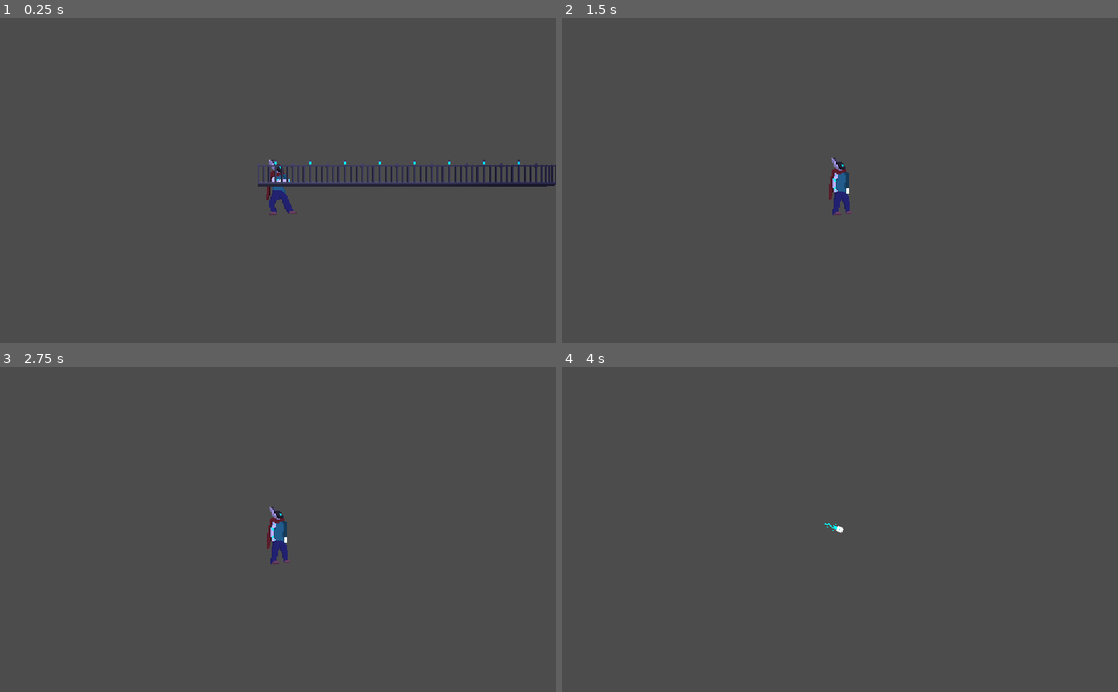
Above: before the commit, frames 1-4 (two rows, left to right).
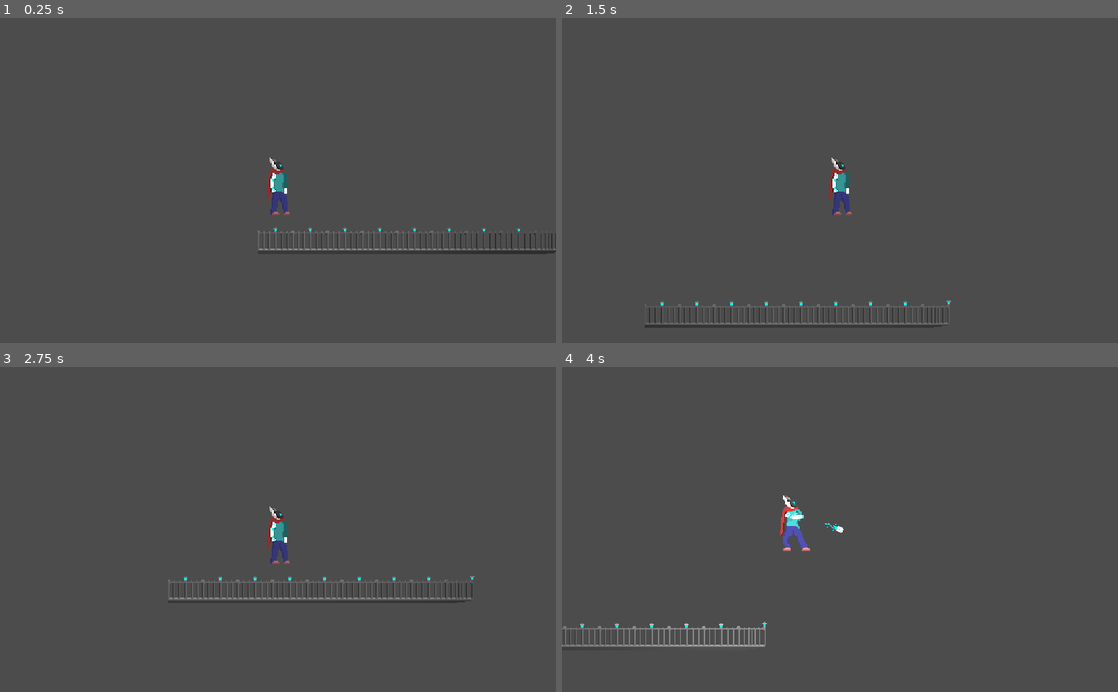
Above: after the commit, the same moments.

Repository: ectucker1/KSUJam_2020
Game: Godot game, scene res://TestStage.tscn
The game is run twice, just before and just after one commit, with the same random seed, the same clock (stepped at 60 frames per second) and the same inputs.
Inputs (mouse positions are in pixels of both pictures, inside the frame that each line leads up to):
- Up to frame 1 (0.25 s): no input
- Up to frame 2 (1.5 s): move the mouse to (962, 164) at 0.52 s; hold Right mouse button (move_recall) 0.53-1.28 s; hold D (move_right) from 0.53 s (still down); tap Space (move_jump) at 0.77 s; move the mouse to (728, 196) at 1.27 s; click (728, 196) at 1.35 s
- Up to frame 3 (2.75 s): tap Space (move_jump) at 1.52 s; move the mouse to (333, 458) at 2.02 s; release D (move_right) at 2.03 s; hold A (move_left) from 2.03 s (still down); hold Shift (move_warp) from 2.03 s (still down)
- Up to frame 4 (4 s): tap Enter at 2.75 s; move the mouse to (812, 594) at 2.77 s; release A (move_left) at 2.78 s; release Shift (move_warp) at 2.78 s; hold D (move_right) from 2.78 s (still down); right-click (812, 594) at 2.85 s; tap Space (move_jump) at 3.02, 3.77 s; move the mouse to (1006, 578) at 3.52 s; press the mouse at (1006, 578) at 3.53 s

The runs differ from the first frame. In frame 1, 2.4% of the frame differs, in the area x 46-100%, y 42-73%; in frame 2, 0.6%; in frame 3, 0.6%; in frame 4, 1.3%.

Commit message:
More animations

Diff:
--- a/Core/Dagger.gd
+++ b/Core/Dagger.gd
@@ -3,7 +3,8 @@
 const GRAVITY := 200.0
 
 const THROW_SPEED := 400.0
-const STOP_SCALE := 0.8
+const STOP_SCALE := 0.4
+const MIN_SPEED = 5.0
 
 var enabled := true
 var throw_direction := Vector2.ZERO
@@ -18,26 +19,32 @@
 func _physics_process(delta: float):
 	# Apply gravity
 	velocity.y += GRAVITY * delta * grav_dir
-	if is_on_floor() && velocity.y > 0.0:
+	if is_on_floor() and velocity.y > 0.0:
 		velocity.y = 0.0
 
 	# Actually move
-	move_and_slide(velocity, Vector2.UP, true, 1, PI / 8, true)
-	rotation = velocity.angle()
+	if velocity.length_squared() > 0:
+		move_and_slide(velocity, Vector2.UP, true, 1, PI / 8, true)
+		rotation = velocity.angle()
 
 	# Bounce and disable on hit
-	if enabled:
+	if velocity.length_squared() > 0:
 		if get_slide_count() > 0:
 			var collison = get_slide_collision(0)
-			velocity = collison.normal * velocity.length()
+			velocity = velocity.bounce(collison.normal)
+			velocity *= STOP_SCALE
 			enabled = false
 			grav_dir = 1.0
 
+	# Stop when velocity is slow enough
+	if velocity.length() < MIN_SPEED:
+		velocity = Vector2.ZERO
+
 	# Slow down after bounce
-	if not enabled:
-		velocity.x *= STOP_SCALE
-		if velocity.y < 0:
-			velocity.y *= STOP_SCALE
+	#if not enabled:
+		#velocity.x *= STOP_SCALE
+		#if velocity.y < 0:
+		#	velocity.y *= STOP_SCALE
 
 func _input(event):
 	if event.is_action_pressed("move_throw") and enabled:
--- a/Core/Player.tscn
+++ b/Core/Player.tscn
@@ -1,10 +1,26 @@
-[gd_scene load_steps=7 format=2]
+[gd_scene load_steps=23 format=2]
 
 [ext_resource path="res://Core/PlayerMovement.gd" type="Script" id=1]
 [ext_resource path="res://Assets/Entities/Sunsetseeker.png" type="Texture" id=2]
 [ext_resource path="res://Assets/DefaultLight.png" type="Texture" id=3]
 
-[sub_resource type="Animation" id=2]
+[sub_resource type="Animation" id=14]
+resource_name = "Air"
+length = 0.1
+tracks/0/type = "value"
+tracks/0/path = NodePath("Sprite:frame")
+tracks/0/interp = 1
+tracks/0/loop_wrap = true
+tracks/0/imported = false
+tracks/0/enabled = true
+tracks/0/keys = {
+"times": PoolRealArray( 0 ),
+"transitions": PoolRealArray( 1 ),
+"update": 1,
+"values": [ 3 ]
+}
+
+[sub_resource type="Animation" id=1]
 resource_name = "Idle"
 loop = true
 tracks/0/type = "value"
@@ -20,7 +36,25 @@
 "values": [ 0 ]
 }
 
-[sub_resource type="Animation" id=3]
+[sub_resource type="Animation" id=4]
+resource_name = "Run"
+length = 0.6
+loop = true
+step = 0.05
+tracks/0/type = "value"
+tracks/0/path = NodePath("Sprite:frame")
+tracks/0/interp = 1
+tracks/0/loop_wrap = true
+tracks/0/imported = false
+tracks/0/enabled = true
+tracks/0/keys = {
+"times": PoolRealArray( 0, 0.15, 0.3, 0.45 ),
+"transitions": PoolRealArray( 1, 1, 1, 1 ),
+"update": 1,
+"values": [ 5, 6, 7, 8 ]
+}
+
+[sub_resource type="Animation" id=2]
 resource_name = "Shoot"
 length = 0.55
 step = 0.05
@@ -51,31 +85,91 @@
 } ]
 }
 
-[sub_resource type="RectangleShape2D" id=1]
+[sub_resource type="AnimationNodeAnimation" id=5]
+animation = "Shoot"
+
+[sub_resource type="AnimationNodeOneShot" id=6]
+
+[sub_resource type="AnimationNodeAnimation" id=15]
+animation = "Air"
+
+[sub_resource type="AnimationNodeAnimation" id=10]
+animation = "Idle"
+
+[sub_resource type="AnimationNodeAnimation" id=11]
+animation = "Run"
+
+[sub_resource type="AnimationNodeStateMachineTransition" id=16]
+
+[sub_resource type="AnimationNodeStateMachineTransition" id=17]
+
+[sub_resource type="AnimationNodeStateMachineTransition" id=19]
+
+[sub_resource type="AnimationNodeStateMachineTransition" id=20]
+
+[sub_resource type="AnimationNodeStateMachineTransition" id=21]
+
+[sub_resource type="AnimationNodeStateMachineTransition" id=22]
+
+[sub_resource type="AnimationNodeStateMachine" id=7]
+states/Air/node = SubResource( 15 )
+states/Air/position = Vector2( 340.75, 245.5 )
+states/Idle/node = SubResource( 10 )
+states/Idle/position = Vector2( 341.5, 99.625 )
+states/Run/node = SubResource( 11 )
+states/Run/position = Vector2( 657.5, 90.6563 )
+transitions = [ "Idle", "Run", SubResource( 16 ), "Idle", "Air", SubResource( 17 ), "Run", "Air", SubResource( 19 ), "Air", "Idle", SubResource( 20 ), "Air", "Run", SubResource( 21 ), "Run", "Idle", SubResource( 22 ) ]
+graph_offset = Vector2( -84, 23.3233 )
+
+[sub_resource type="AnimationNodeBlendTree" id=8]
+graph_offset = Vector2( -749.5, 24.25 )
+nodes/Animation/node = SubResource( 5 )
+nodes/Animation/position = Vector2( -140, 280 )
+nodes/Fire/node = SubResource( 6 )
+nodes/Fire/position = Vector2( 100, 150 )
+nodes/Movement/node = SubResource( 7 )
+nodes/Movement/position = Vector2( -220, 20 )
+node_connections = [ "output", 0, "Fire", "Fire", 0, "Movement", "Fire", 1, "Animation" ]
+
+[sub_resource type="AnimationNodeStateMachinePlayback" id=9]
+
+[sub_resource type="RectangleShape2D" id=3]
 extents = Vector2( 8, 24 )
 
 [node name="Player" type="KinematicBody2D"]
 script = ExtResource( 1 )
 
 [node name="Sprite" type="Sprite" parent="."]
-position = Vector2( 4, 0 )
+position = Vector2( 4, -32 )
 texture = ExtResource( 2 )
-hframes = 3
-frame = 2
+vframes = 2
+hframes = 5
+frame = 6
 __meta__ = {
 "_edit_lock_": true
 }
 
 [node name="AnimationPlayer" type="AnimationPlayer" parent="."]
-anims/Idle = SubResource( 2 )
-anims/Shoot = SubResource( 3 )
+anims/Air = SubResource( 14 )
+anims/Idle = SubResource( 1 )
+anims/Run = SubResource( 4 )
+anims/Shoot = SubResource( 2 )
+
+[node name="AnimationTree" type="AnimationTree" parent="."]
+tree_root = SubResource( 8 )
+anim_player = NodePath("../AnimationPlayer")
+parameters/Fire/active = false
+parameters/Movement/playback = SubResource( 9 )
 
 [node name="Shape" type="CollisionShape2D" parent="."]
-visible = false
-position = Vector2( 0, 8 )
-shape = SubResource( 1 )
+position = Vector2( 0, -24 )
+shape = SubResource( 3 )
+__meta__ = {
+"_edit_lock_": true
+}
 
 [node name="Camera" type="Camera2D" parent="."]
+position = Vector2( 0, -32 )
 current = true
 zoom = Vector2( 0.5, 0.5 )
 __meta__ = {
@@ -83,5 +177,11 @@
 }
 
 [node name="Light2D" type="Light2D" parent="."]
-position = Vector2( 0, 4 )
+position = Vector2( 0, -26 )
 texture = ExtResource( 3 )
+__meta__ = {
+"_edit_lock_": true
+}
+
+[node name="ArmSpawn" type="Position2D" parent="."]
+position = Vector2( 9, -32 )
--- a/Core/PlayerMovement.gd
+++ b/Core/PlayerMovement.gd
@@ -2,13 +2,13 @@
 
 const GRAVITY := 300.0
 
-const GROUND_ACC := 600.0
-const GROUND_DEC := 400.0
+const GROUND_ACC := 70000.0
+const GROUND_DEC := 40000.0
 
-const AIR_ACC := 250.0
+const AIR_ACC := 400.0
 const AIR_DEC := 0.0
 
-const MAX_SPEED := 200.0
+const MAX_SPEED := 170.0
 const JUMP_SPEED = 200.0
 
 const COYOTE_TIME = 0.1
@@ -17,6 +17,9 @@
 var dagger_scene := preload("res://Core/Dagger.tscn")
 
 var dagger: KinematicBody2D = null
+
+onready var anim_tree := get_node("AnimationTree")
+onready var anim_state = anim_tree["parameters/Movement/playback"]
 
 var flipped := false
 var input_direction := Vector2.ZERO
@@ -27,7 +30,25 @@
 
 var velocity := Vector2.ZERO
 
+var on_ground := true
 var last_on_ground := 0.0
+
+func _ready():
+	anim_tree.active = true
+	anim_state.start("Idle")
+
+func _process(delta):
+	# Determine animation state
+	if last_on_ground < COYOTE_TIME:
+		if input_direction.x != 0.0:
+			if anim_state.get_current_node() != "Run":
+				anim_state.travel("Run")
+		else:
+			if anim_state.get_current_node() != "Idle":
+				anim_state.travel("Idle")
+	else:
+		if anim_state.get_current_node() != "Air":
+			anim_state.travel("Air")
 
 func _physics_process(delta: float):
 	# Advance input timers
@@ -35,7 +56,7 @@
 	throw_last_pressed += delta
 
 	# Check ground
-	var on_ground := is_on_floor()
+	on_ground = is_on_floor()
 	if on_ground:
 		last_on_ground = 0.0
 	else:
@@ -72,8 +93,7 @@
 	# Throwing time
 	if throw_last_pressed < INPUT_RECALL_TIME:
 		if dagger == null:
-			$AnimationPlayer.play("Shoot")
-			$AnimationPlayer.queue("Idle")
+			anim_tree["parameters/Fire/active"] = true
 			throw_last_pressed = INF
 			jump_last_pressed = INF
 			recall_last_pressed = INF
@@ -92,8 +112,8 @@
 
 func fire_hand():
 	dagger = dagger_scene.instance()
-	dagger.throw_direction = (get_global_mouse_position() - global_position).normalized()
-	dagger.global_position = global_position
+	dagger.throw_direction = (get_global_mouse_position() - $ArmSpawn.global_position).normalized()
+	dagger.global_position = $ArmSpawn.global_position
 	get_parent().add_child(dagger)
 	dagger.get_node("Camera").current = true
 
--- a/TestStage.tscn
+++ b/TestStage.tscn
@@ -1,7 +1,28 @@
-[gd_scene load_steps=3 format=2]
+[gd_scene load_steps=6 format=2]
 
 [ext_resource path="res://Core/Player.tscn" type="PackedScene" id=1]
 [ext_resource path="res://Assets/Maps/demo.tmx" type="PackedScene" id=2]
+
+[sub_resource type="Environment" id=5]
+
+[sub_resource type="Shader" id=1]
+code = "shader_type canvas_item;
+
+float brightness(vec3 color) {
+	return 0.2126 * color.r + 0.7152 * color.g + 0.0722 * color.b;
+}
+
+void fragment() {
+	vec3 sample = textureLod(SCREEN_TEXTURE, SCREEN_UV, 0.0).rgb;
+	if (brightness(sample) > 0.7) {
+		COLOR.rgb = sample;
+	} else {
+		COLOR.rgb = vec3(0.0, 0.0, 0.0);
+	}
+}"
+
+[sub_resource type="ShaderMaterial" id=2]
+shader = SubResource( 1 )
 
 [node name="Node2D" type="Node2D"]
 
@@ -11,4 +32,19 @@
 [node name="demo" parent="." instance=ExtResource( 2 )]
 
 [node name="CanvasModulate" type="CanvasModulate" parent="."]
+visible = false
 color = Color( 0.278431, 0.258824, 0.901961, 1 )
+
+[node name="WorldEnvironment" type="WorldEnvironment" parent="."]
+environment = SubResource( 5 )
+
+[node name="CanvasLayer" type="CanvasLayer" parent="."]
+
+[node name="ClipBright" type="ColorRect" parent="CanvasLayer"]
+visible = false
+material = SubResource( 2 )
+anchor_right = 1.0
+anchor_bottom = 1.0
+__meta__ = {
+"_edit_use_anchors_": false
+}
Binary file changed: Assets/Entities/Sunsetseeker.png
